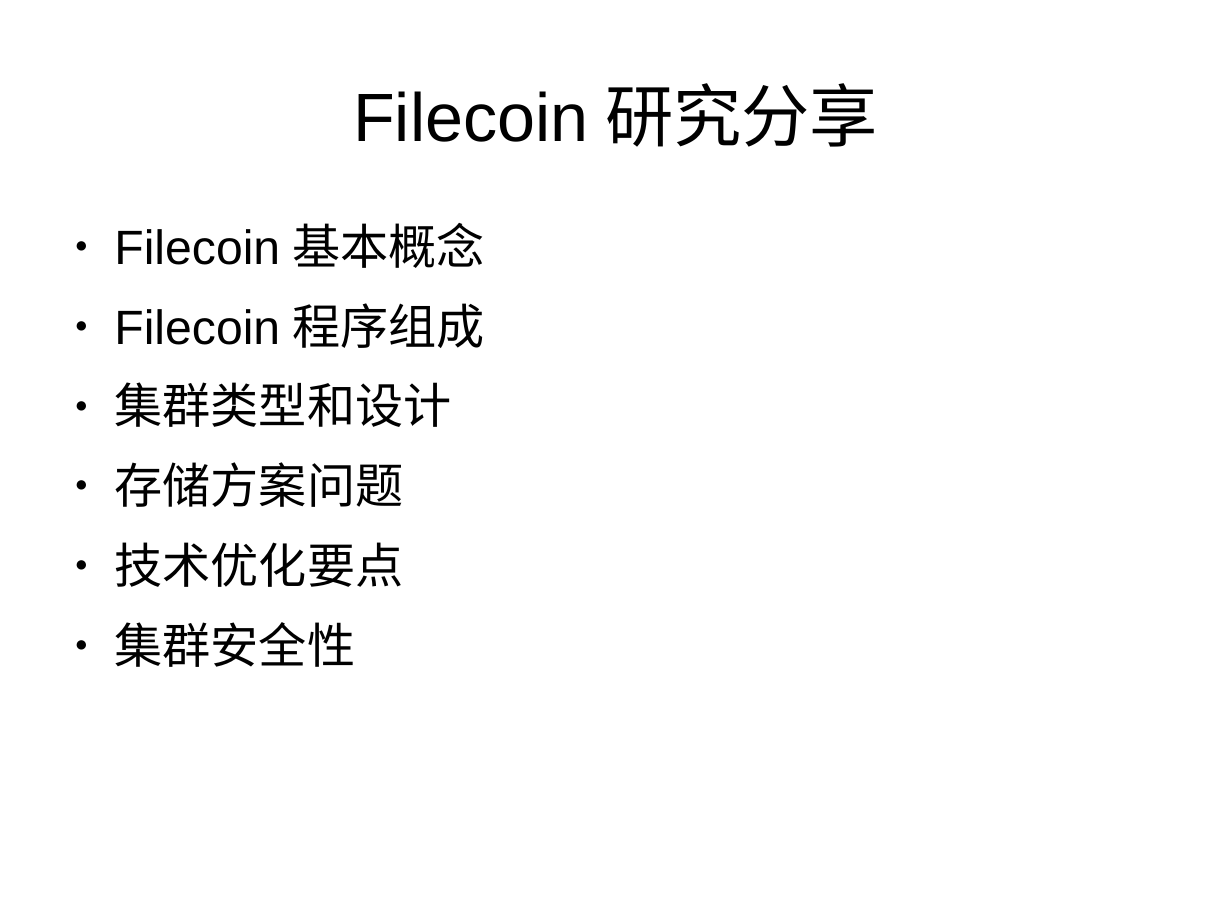
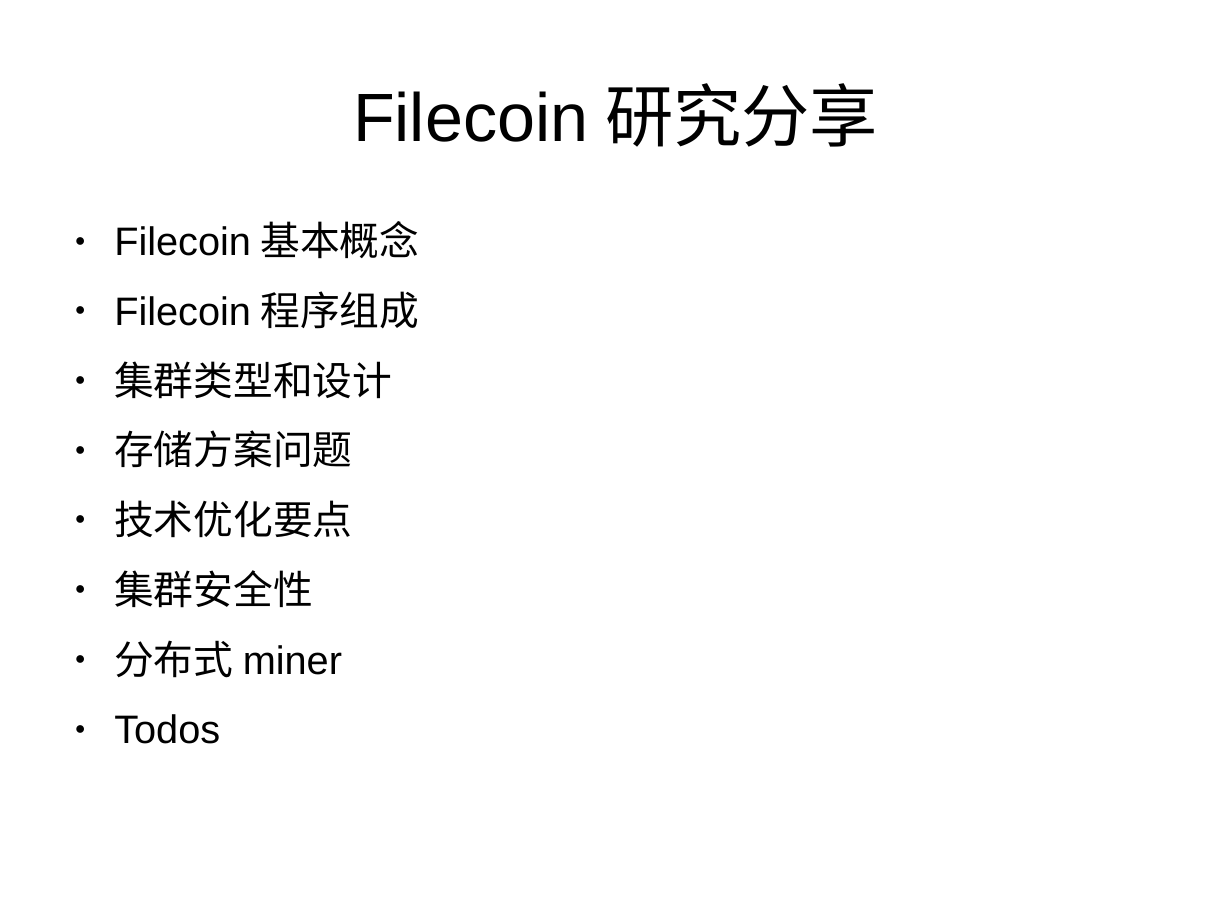
Before and after one commit to xingzjx/blockchain, a slide deck: slide 1 of filecoin/filecoin_share.pptx. Drawn at 1232x924 pixels with LibreOffice and Linux fonts; fonts in the diff are those of the drawing; background and template pictures are left out. Boxes give left, top, right and bottom in pixels: in the first picture for what was removed or moved away, otherwise in the second. Text is boxed around its words. In the diff, an @@ line names an element or a change of style, - is before the commit and + after.

```diff
--- a/filecoin/filecoin_share.pptx
+++ b/filecoin/filecoin_share.pptx
@@ text at <box>114,361,392,608</box>: size 31 to 25.6 pt in "Filecoin基本概念", "Filecoin程序组成", "集群类型和设计", "存储方案问题" and 2 more places @@
@@ text at <box>114,640,342,744</box>: paragraphs added @@
+● 分布式miner
+● Todos
```
Also in this commit, not shown: 4 other slides changed, 6 slides added.
